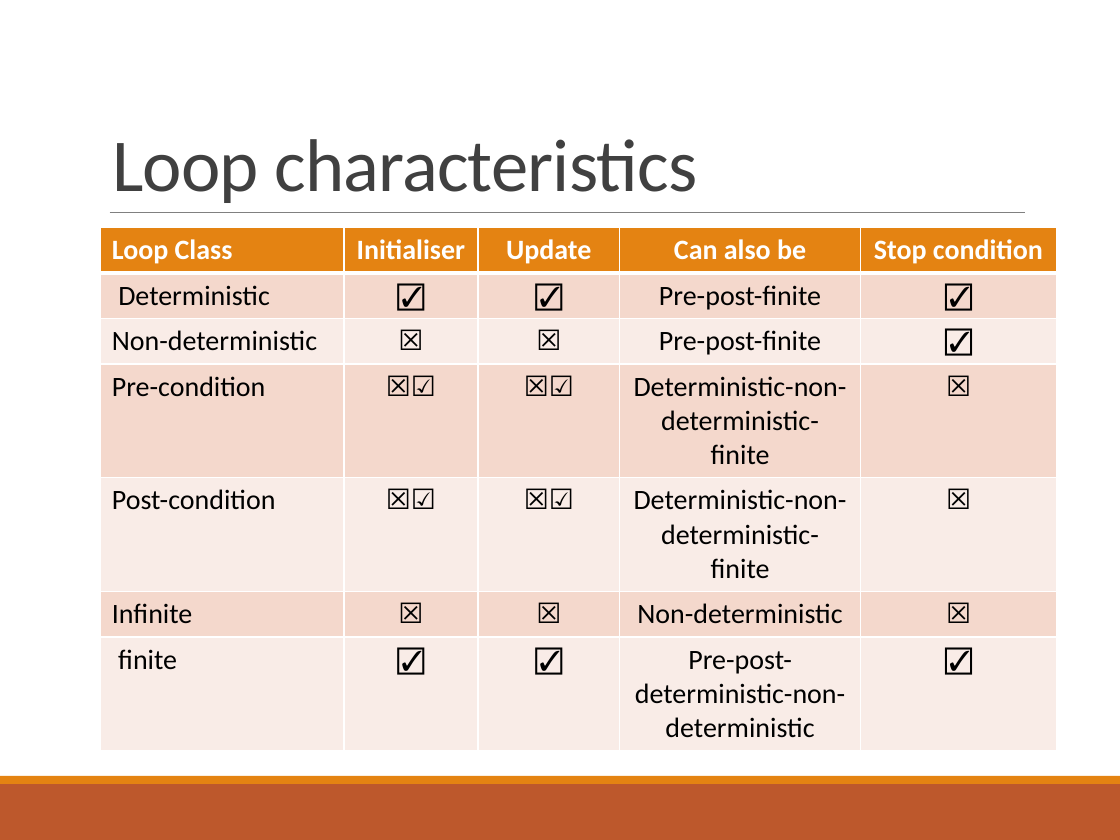
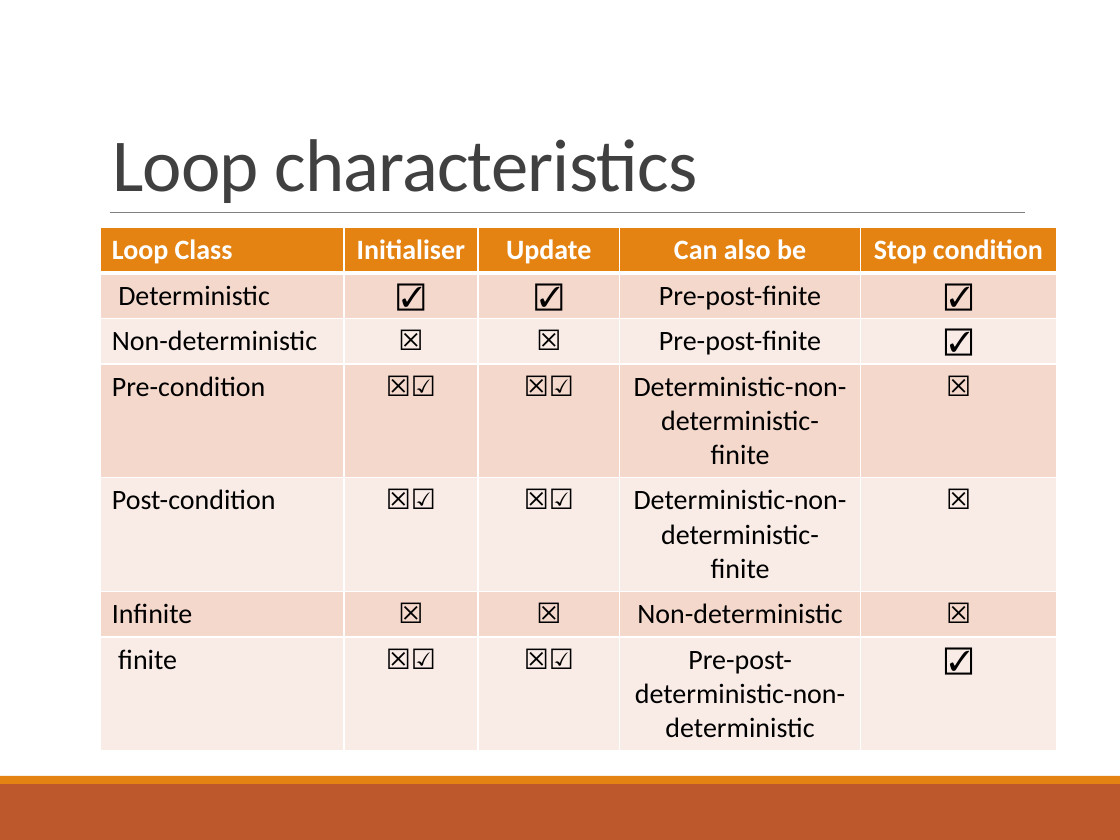
Before and after one commit to deeperj/dillinger, a slide deck: slide 23 of thesis/ukapp2/wqu_isc/sofware_design/Lesson 2 - Java.pptx. Drawn at 1120x840 pixels with LibreOffice and Linux fonts; fonts in the diff are those of the drawing. Boxes give left, top, right and bottom in pixels: in the first picture for what was removed or moved away, otherwise in the second. Text is boxed around its words. In the diff, an @@ line names an element or a change of style, - is before the commit and + after.

```diff
--- a/thesis/ukapp2/wqu_isc/sofware_design/Lesson 2 - Java.pptx
+++ b/thesis/ukapp2/wqu_isc/sofware_design/Lesson 2 - Java.pptx
@@ table at (101, 227, 1056, 745) @@
-row 7, column 2: ☑
+row 7, column 2: ☒☑
-row 7, column 3: ☑
+row 7, column 3: ☒☑
```
Also in this commit, not shown: 2 other slides changed, 3 other files.
